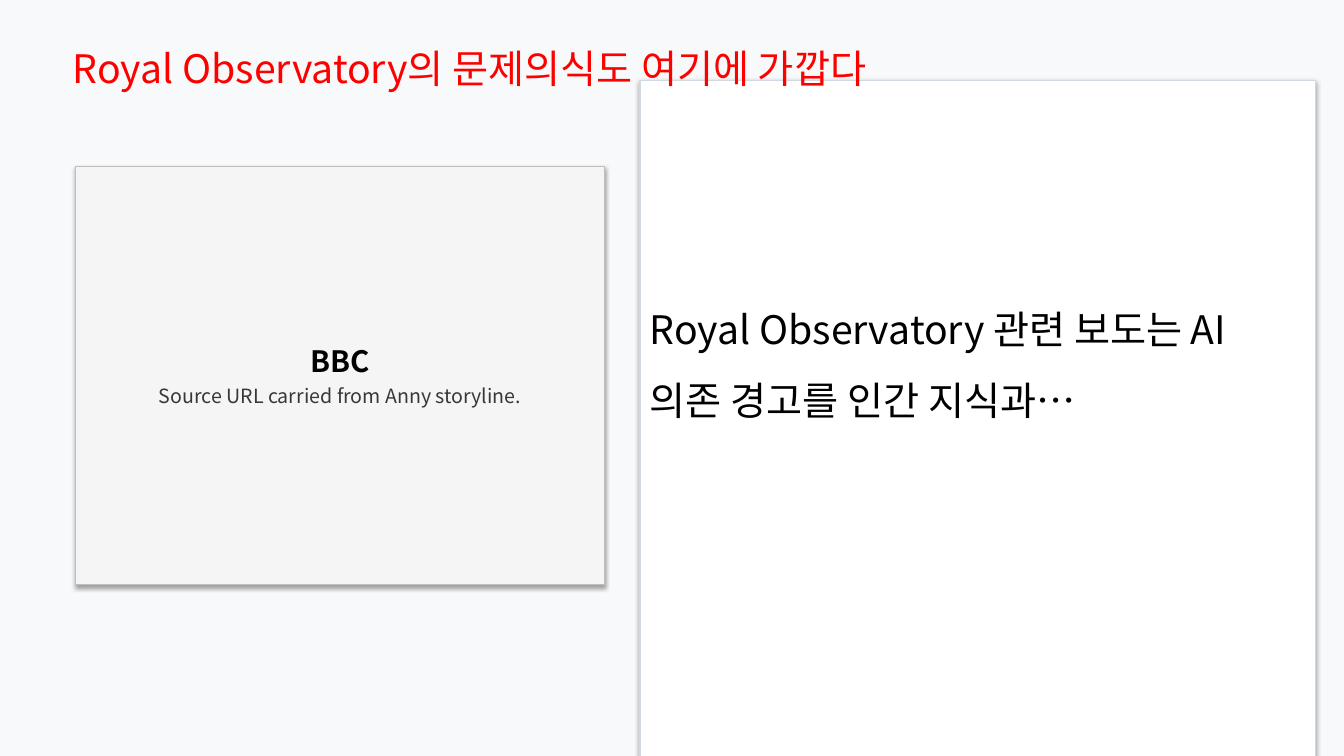
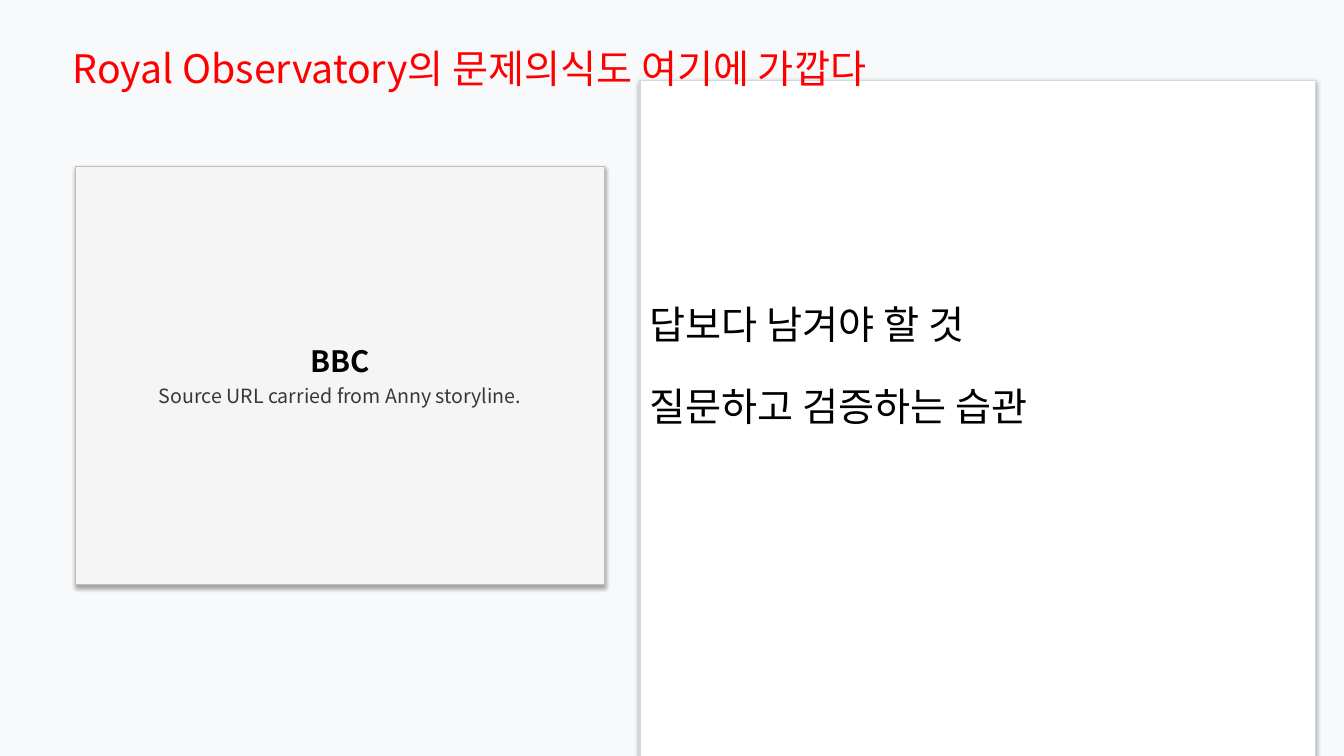
Before and after one commit to Rlearnchan/luddite, a slide deck: slide 11 of outputs/pptx/ai_knowledge_institution_slide_spec_styled_draft.pptx. Drawn at 1344x756 pixels with LibreOffice and Linux fonts; fonts in the diff are those of the drawing. Boxes give left, top, right and bottom in pixels: in the first picture for what was removed or moved away, otherwise in the second. Text is boxed around its words. In the diff, an @@ line names an element or a change of style, - is before the commit and + after.

```diff
--- a/outputs/pptx/ai_knowledge_institution_slide_spec_styled_draft.pptx
+++ b/outputs/pptx/ai_knowledge_institution_slide_spec_styled_draft.pptx
@@ text at (x1=650, y1=306, x2=1028, y2=424): text changed @@
-Royal Observatory 관련 보도는 AI 의존 경고를 인간 지식과…
+답보다 남겨야 할 것
+질문하고 검증하는 습관
```
Also in this commit, not shown: 14 other slides changed, 6 slides added, 6 slides removed, 8 other files.
